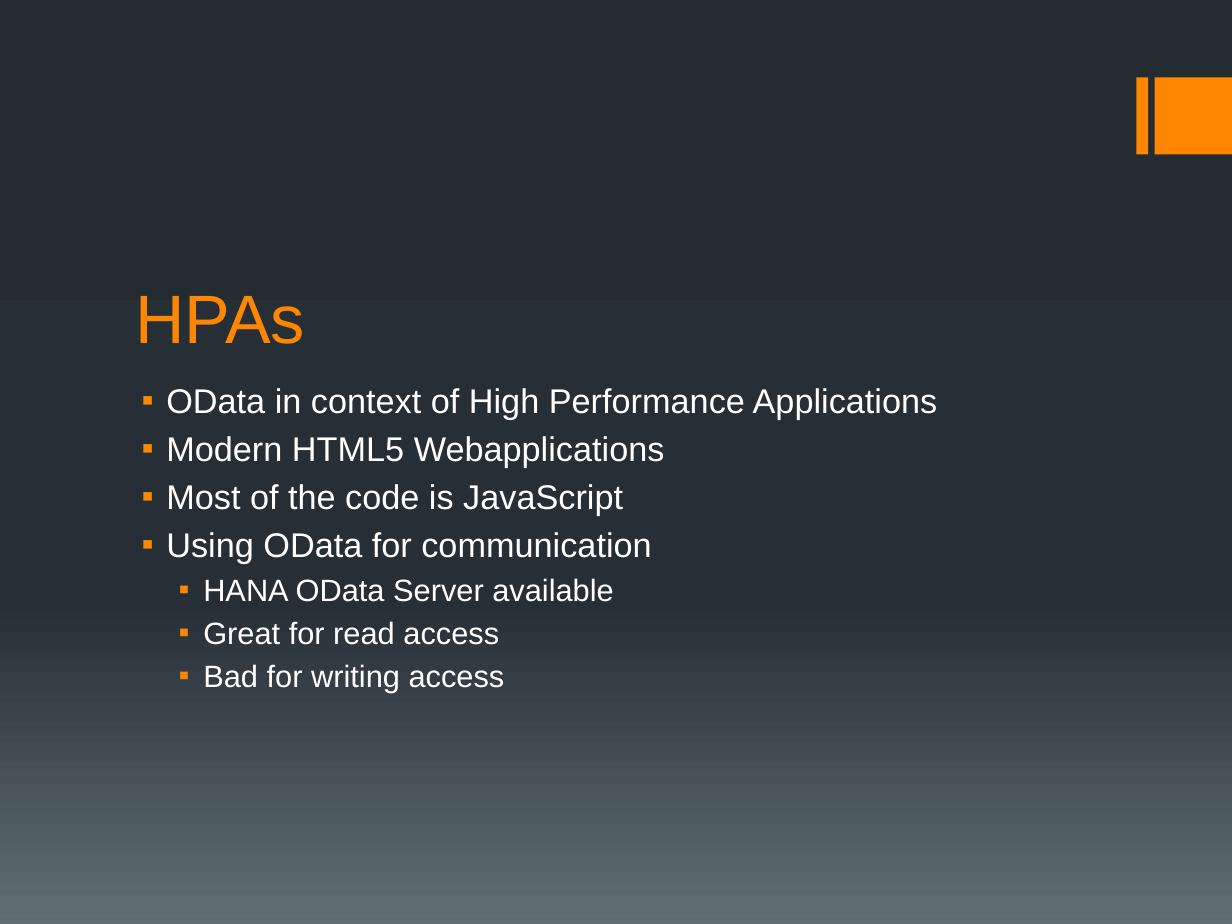
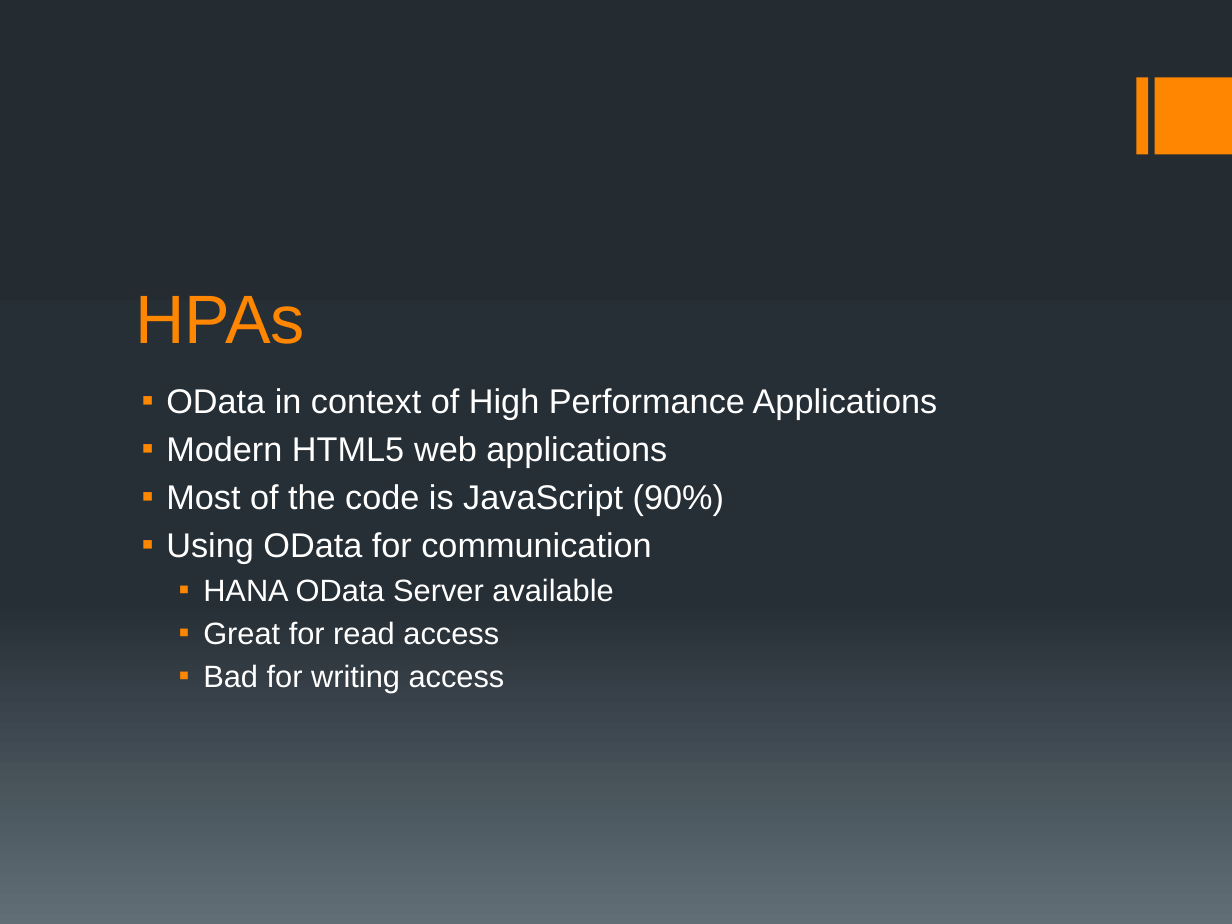
Before and after one commit to fleupold/odataerp, a slide deck: slide 8 of presentation/ODataERP II.pptx. Drawn at 1232x924 pixels with LibreOffice and Linux fonts; fonts in the diff are those of the drawing. Boxes give left, top, right and bottom in pixels: in the first picture for what was removed or moved away, otherwise in the second. Text is boxed around its words. In the diff, an @@ line names an element or a change of style, - is before the commit and + after.

```diff
--- a/presentation/ODataERP II.pptx
+++ b/presentation/ODataERP II.pptx
@@ text at (166, 436, 724, 515): text changed @@
-▪ Modern HTML5 Webapplications
-▪ Most of the code is JavaScript
+▪ Modern HTML5 web applications
+▪ Most of the code is JavaScript (90%)
```
Also in this commit, not shown: 7 other slides changed, 1 slide added, 1 slide removed, 2 other files.
